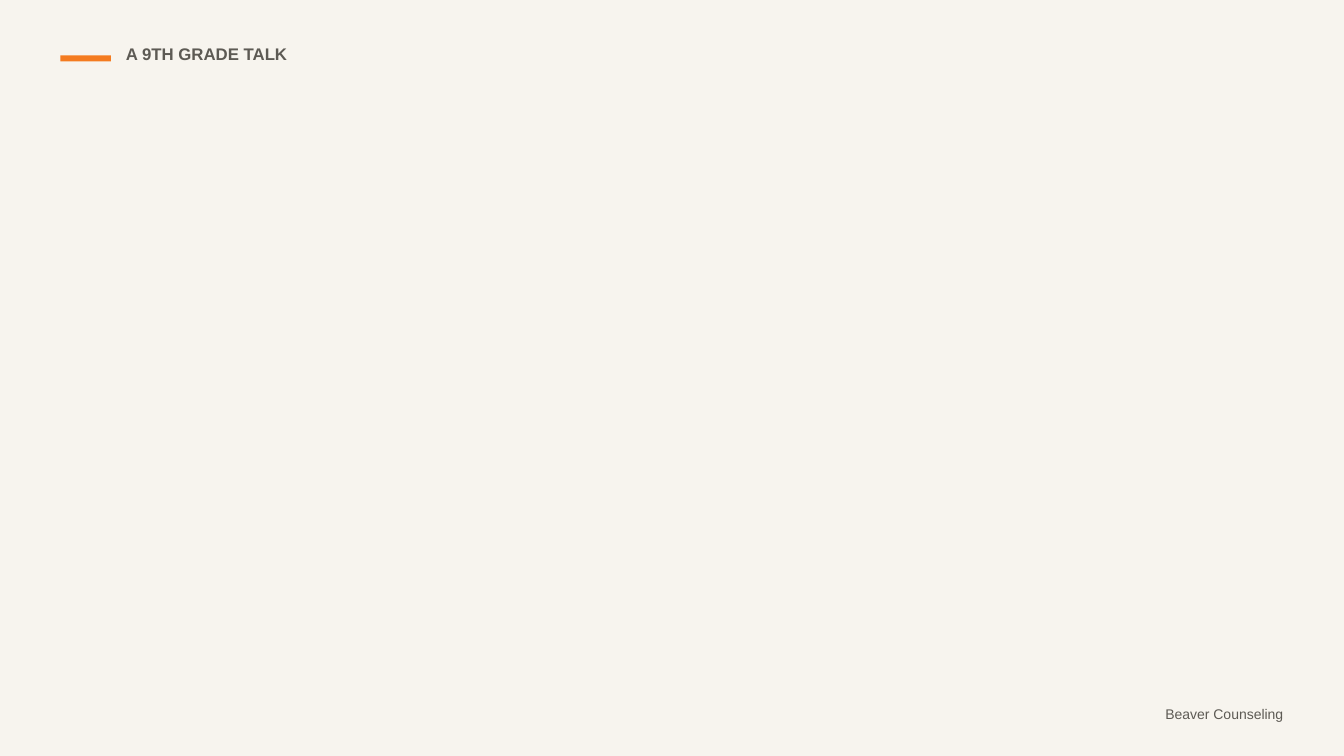
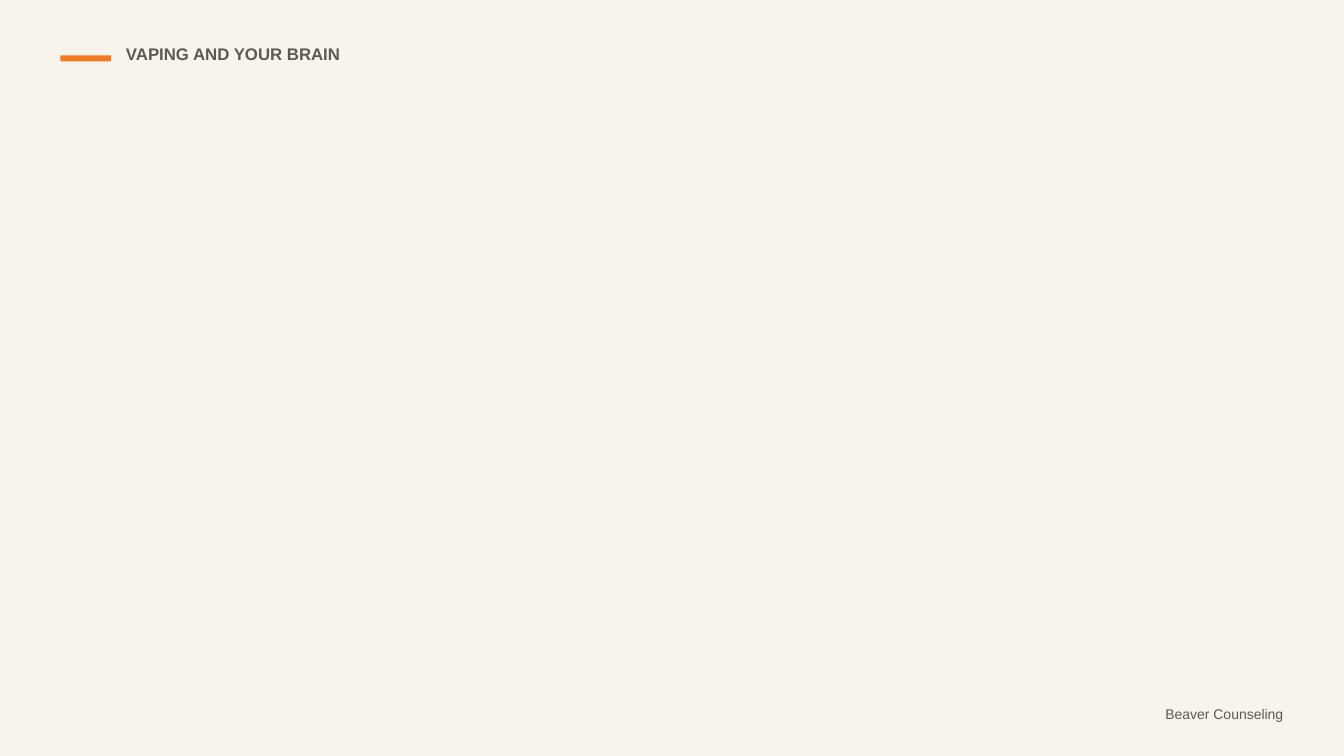
Before and after one commit to rmwtoolkit/bcds-toolkit, a slide deck: slide 2 of decks/vaping-and-your-brain-lesson-v2.pptx. Drawn at 1344x756 pixels with LibreOffice and Linux fonts; fonts in the diff are those of the drawing; background and template pictures are left out. Boxes give left, top, right and bottom in pixels: in the first picture for what was removed or moved away, otherwise in the second. Text is boxed around its words. In the diff, an @@ line names an element or a change of style, - is before the commit and + after.

```diff
--- a/decks/vaping-and-your-brain-lesson-v2.pptx
+++ b/decks/vaping-and-your-brain-lesson-v2.pptx
@@ text at (126, 48, 340, 60): text changed @@
-A 9TH GRADE TALK
+VAPING AND YOUR BRAIN
```
Also in this commit, not shown: 2 other slides changed, 3 other files.
